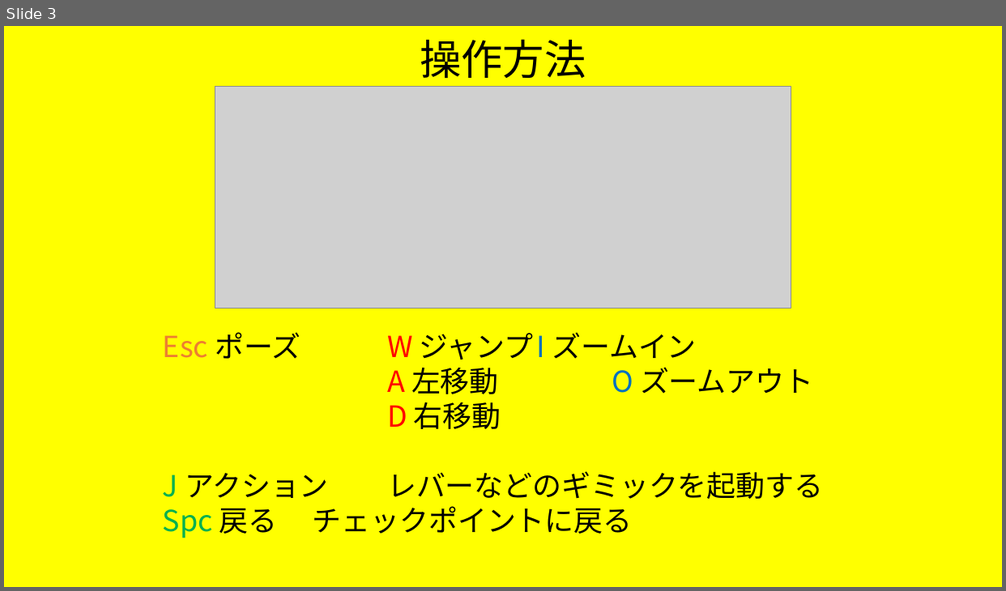
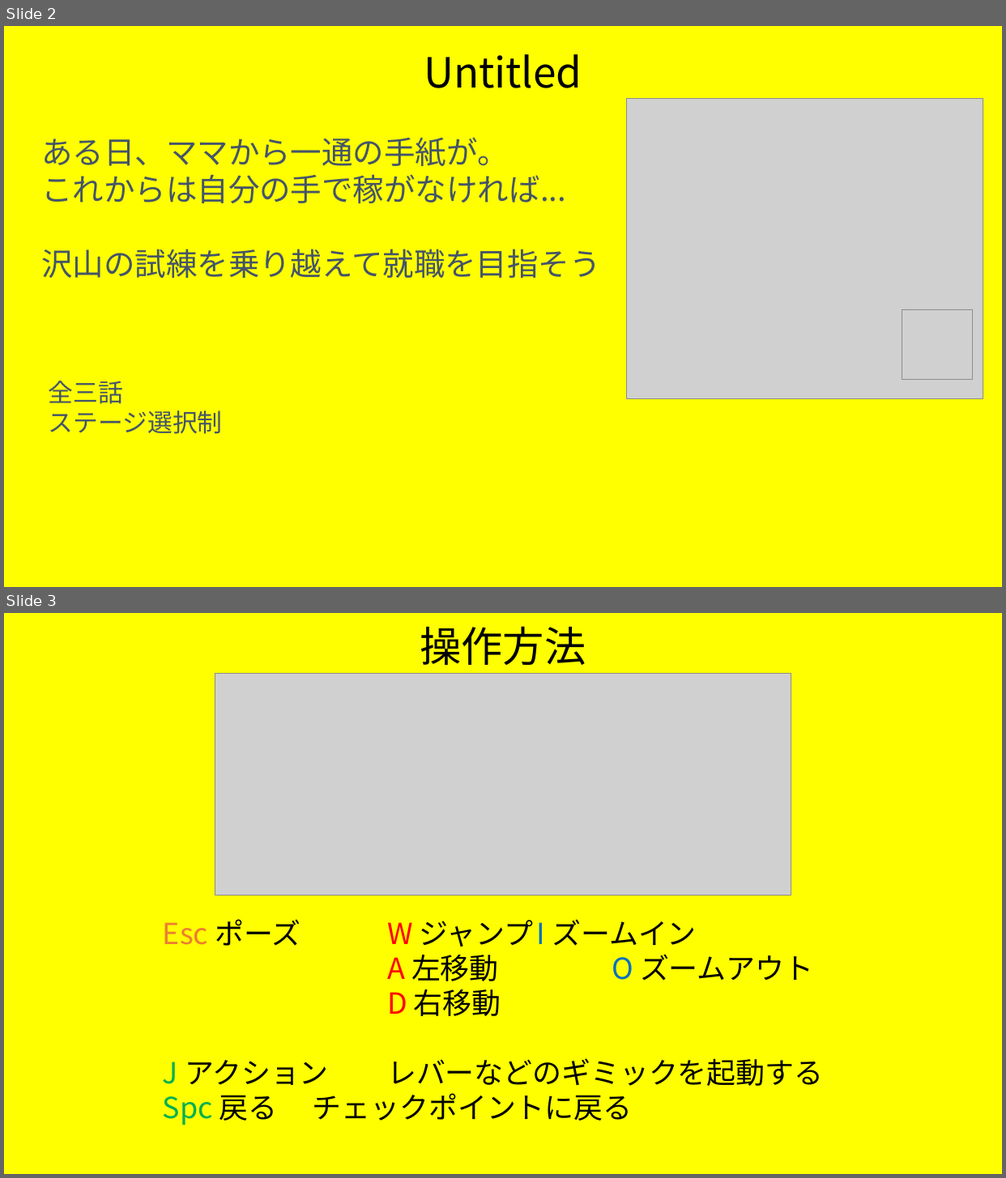
Before and after one commit to trr-n/taxmc-neo, a slide deck: kikaku/taxmcneo_kikakusho.pptx. Shown one above the other, each under a label of ours: slide 3 before the commit, slides 2 and 3 after it. The pictures are 1006x591 and 1006x1178 pixels, drawn with LibreOffice and Linux fonts; fonts in the diff are those of the drawing; grey boxes stand for pictures. Boxes give left, top, right and bottom in pixels: in the first picture for what was removed or moved away, otherwise in the second. Text is boxed around its words. In the diff, an @@ line names an element or a change of style, - is before the commit and + after.

```diff
--- a/kikaku/taxmcneo_kikakusho.pptx
+++ b/kikaku/taxmcneo_kikakusho.pptx
@@ slide 2 added at (4, 26, 1002, 587), background #FFFF00 @@
@@ text added at (424, 54, 582, 88), 40 pt, text #000000 @@
+Untitled
@@ picture added at (627, 99, 984, 399) @@
@@ text added at (41, 137, 601, 278), 30 pt, text #44546A @@
+ある日、ママから一通の手紙が。
+これからは自分の手で稼がなければ...
+沢山の試練を乗り越えて就職を目指そう
@@ picture added at (902, 310, 973, 380) @@
@@ text added at (49, 381, 223, 434), 24 pt, text #44546A @@
+全三話
+ステージ選択制
```
Also in this commit, not shown: 1 slide changed, 1 slide removed, 18 other files.
